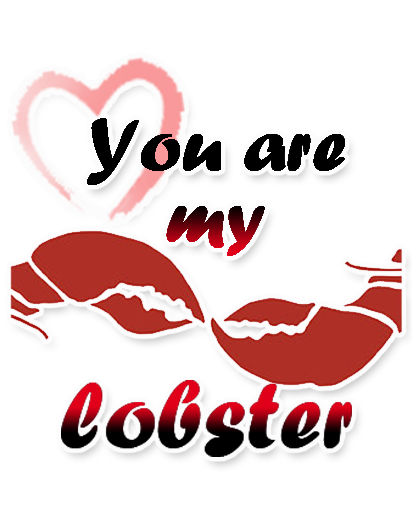
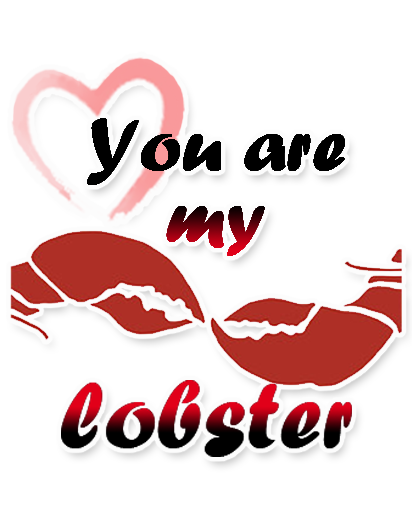
Layers edited between the first and the second 412 × 512 image:
painted on "lobster" over [13, 58, 184, 191]
